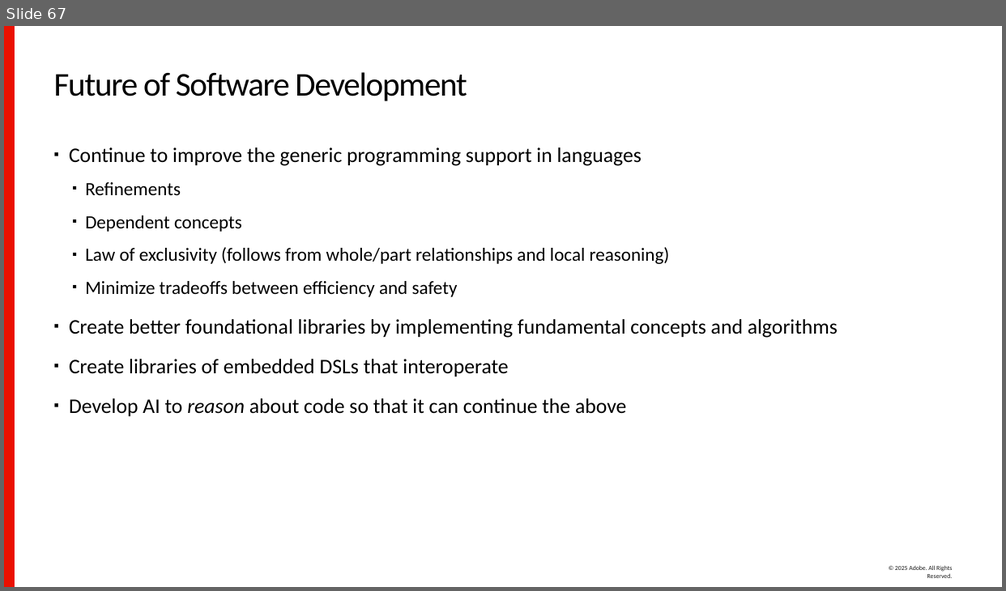
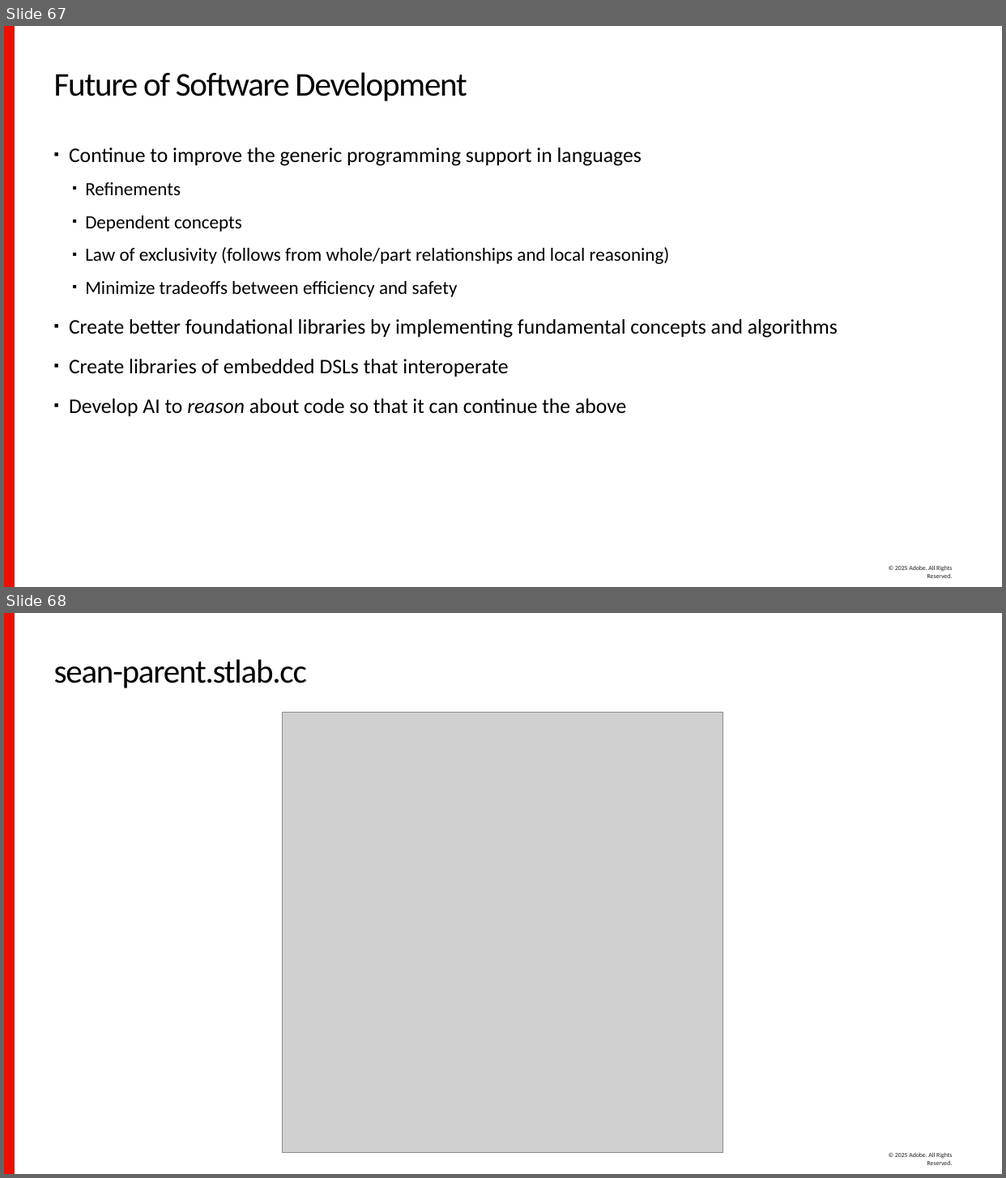
Before and after one commit to sean-parent/sean-parent.github.io, a slide deck: presentations/2025-10-06-are-we-there-yet/2025-10-06-are-we-there-yet.pptx. Shown one above the other, each under a label of ours: slide 67 before the commit, slides 67 and 68 after it. The pictures are 1006x591 and 1006x1178 pixels, drawn with LibreOffice and Linux fonts; fonts in the diff are those of the drawing; grey boxes stand for pictures; background and template pictures are left out. Boxes give left, top, right and bottom in pixels: in the first picture for what was removed or moved away, otherwise in the second. Text is boxed around its words. In the diff, an @@ line names an element or a change of style, - is before the commit and + after.

Commit message:
Fixing link and adding QR code slide

```diff
--- a/presentations/2025-10-06-are-we-there-yet/2025-10-06-are-we-there-yet.pptx
+++ b/presentations/2025-10-06-are-we-there-yet/2025-10-06-are-we-there-yet.pptx
@@ slide 68 added at (4, 613, 1002, 1174), background #FFFFFF; not listed: 2 template elements that a slide beside it also shows @@
@@ title added at (54, 659, 307, 688), 32 pt, text #000000 @@
+sean-parent.stlab.cc
@@ picture added at (283, 712, 723, 1152) @@
```
Also in this commit, not shown: 4 other files.
